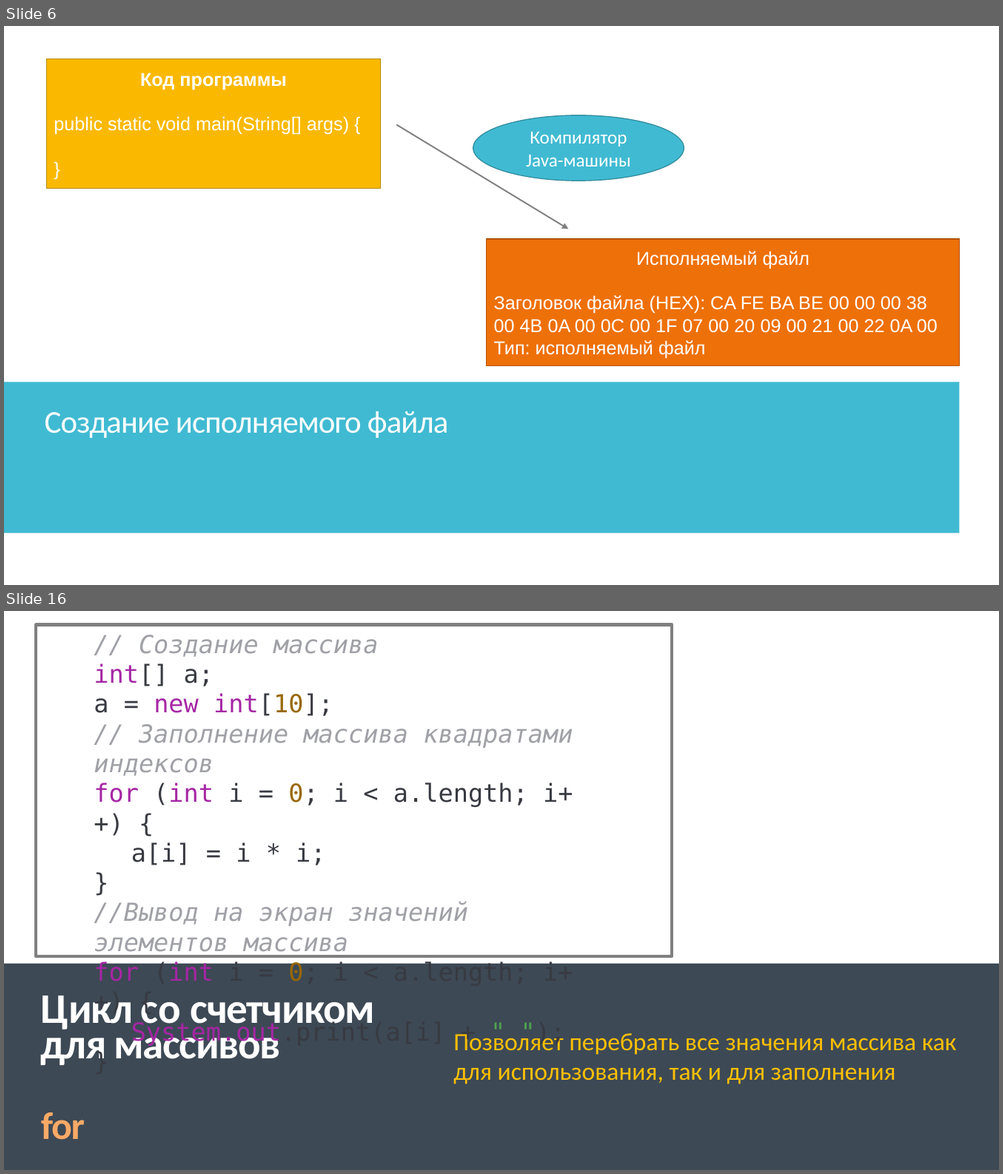
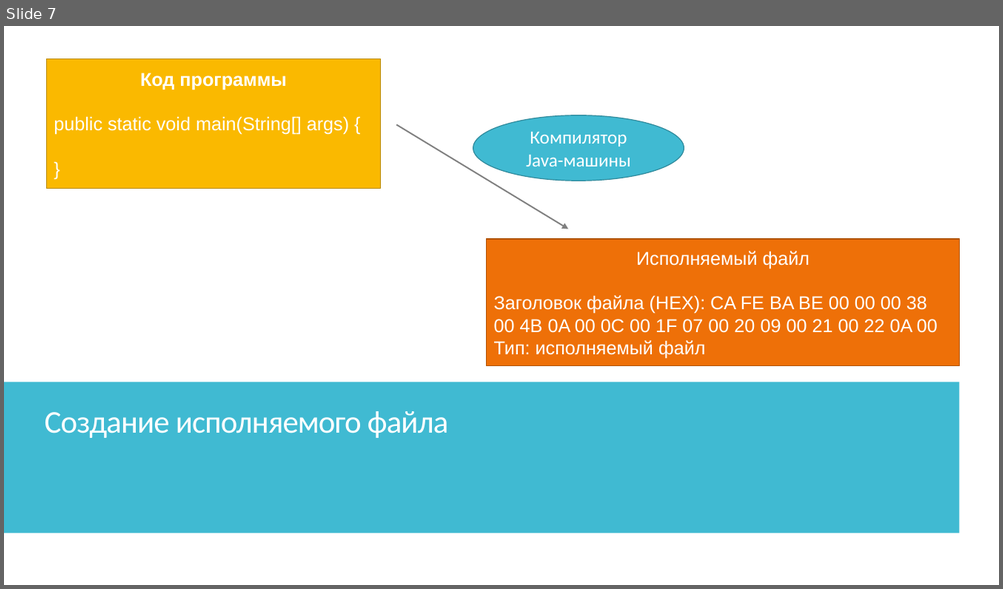
Before and after one commit to IriEfremova/LessonsCube, a slide deck: Samsung/Lesson8/ArraysPracticum.pptx. Shown one above the other, each under a label of ours: slides 6 and 16 before the commit, slide 7 after it; the slides between them are not shown. The pictures are 1003x1174 and 1003x589 pixels, drawn with LibreOffice and Linux fonts; fonts in the diff are those of the drawing. Boxes give left, top, right and bottom in pixels: in the first picture for what was removed or moved away, otherwise in the second. Text is boxed around its words. In the diff, an @@ line names an element or a change of style, - is before the commit and + after.

```diff
--- a/Samsung/Lesson8/ArraysPracticum.pptx
+++ b/Samsung/Lesson8/ArraysPracticum.pptx
@@ slide 16 removed at [4,611,999,1170], background #FFFFFF; not listed: 2 template elements that a slide beside it also shows @@
@@ rectangle removed at [4,611,999,1170] @@
@@ rectangle removed at [36,624,671,957] @@
@@ text removed at [94,635,572,1046] @@
-// Создание массива
-int[] a;
-a = new int[10];
-// Заполнение массива квадратами индексов
-for (int i = 0; i < a.length; i++) {
-a[i] = i * i;
-}
-//Вывод на экран значений элементов массива
-for (int i = 0; i < a.length; i++) {
-System.out.print(a[i] + " ");
-}
@@ rectangle removed at [4,964,999,1170] @@
@@ text removed at [41,996,375,1140] @@
-Цикл со счетчиком для массивов
-for
@@ text removed at [453,1034,956,1085] @@
-Позволяет перебрать все значения массива как для использования, так и для заполнения
@@ what was slide 6 is now slide 7 @@
```
Also in this commit, not shown: 1 slide changed, 7 slides added, 16 other slides removed, 5 other files.
